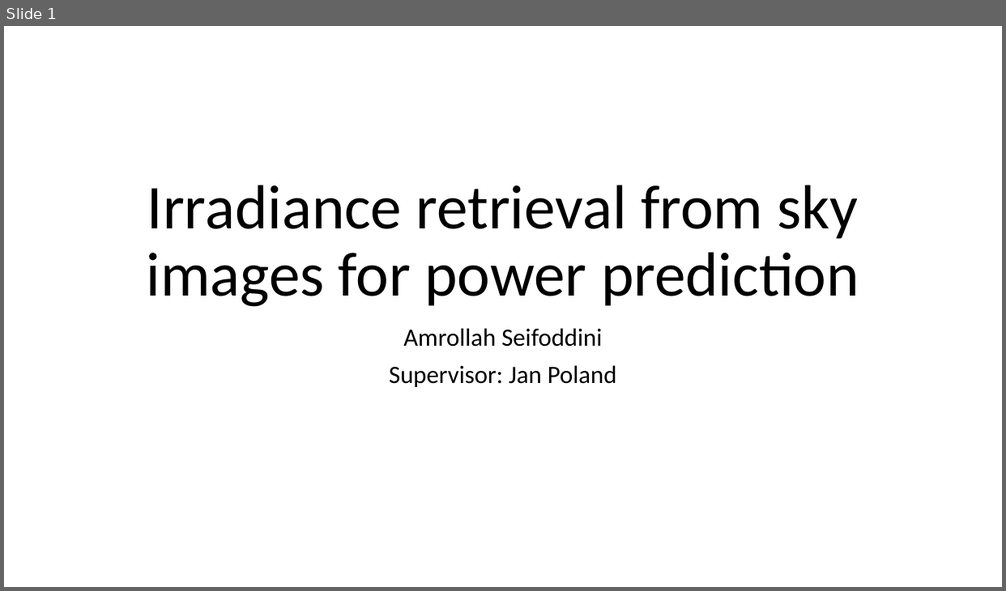
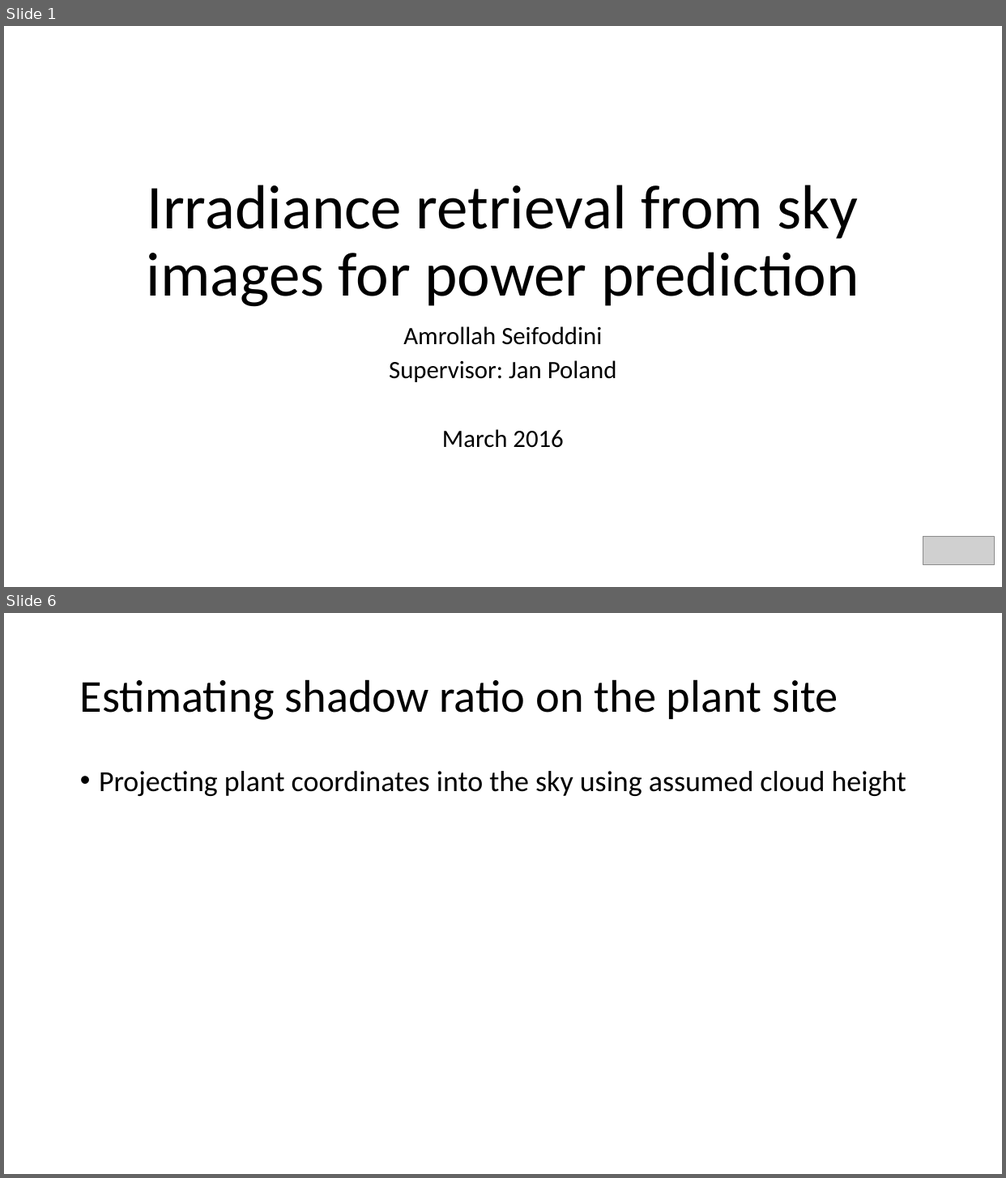
Before and after one commit to amrollah/ms_proj, a slide deck: docs/Amri_presentation.pptx. Shown one above the other, each under a label of ours: slide 1 before the commit, slides 1 and 6 after it; the slides between them are not shown. The pictures are 1006x591 and 1006x1178 pixels, drawn with LibreOffice and Linux fonts; fonts in the diff are those of the drawing; grey boxes stand for pictures. Boxes give left, top, right and bottom in pixels: in the first picture for what was removed or moved away, otherwise in the second. Text is boxed around its words. In the diff, an @@ line names an element or a change of style, - is before the commit and + after.

```diff
--- a/docs/Amri_presentation.pptx
+++ b/docs/Amri_presentation.pptx
@@ slide 6 added at <box>4,613,1002,1174</box>, background #FFFFFF @@
@@ title added at <box>80,679,837,720</box>, 44 pt, text #000000 @@
+Estimating shadow ratio on the plant site
@@ text added at <box>99,771,906,796</box>, 28 pt, text #000000 @@
+• Projecting plant coordinates into the sky using assumed cloud height
@@ slide 1 changed as well @@
@@ subtitle at <box>389,327,617,382</box>: line spacing 0.9 to 0.8 @@
@@ subtitle at <box>442,429,563,448</box>: paragraph added @@
+March 2016
@@ picture added at <box>923,536,995,565</box> @@
```
Also in this commit, not shown: 11 other slides added, 6 other files.
